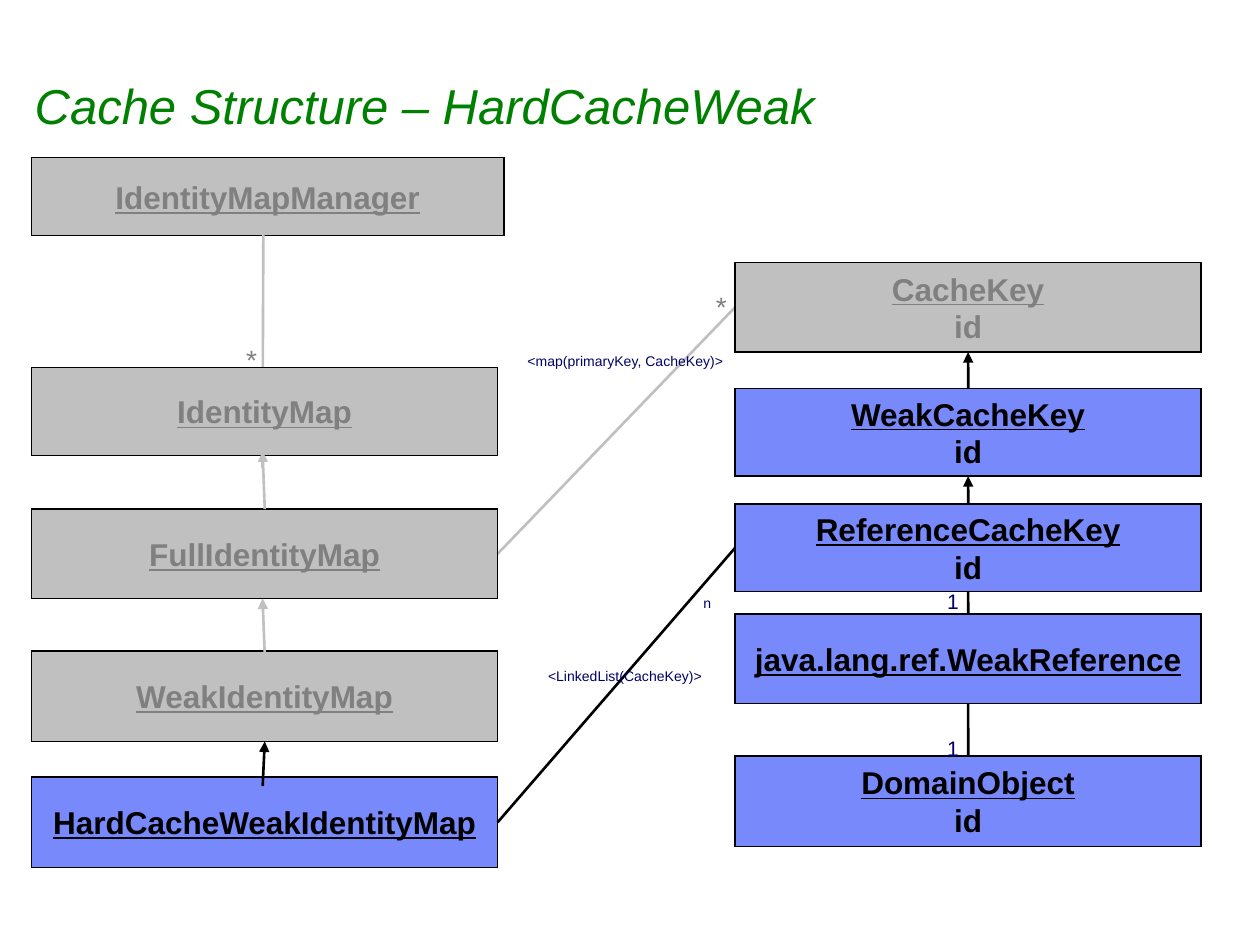
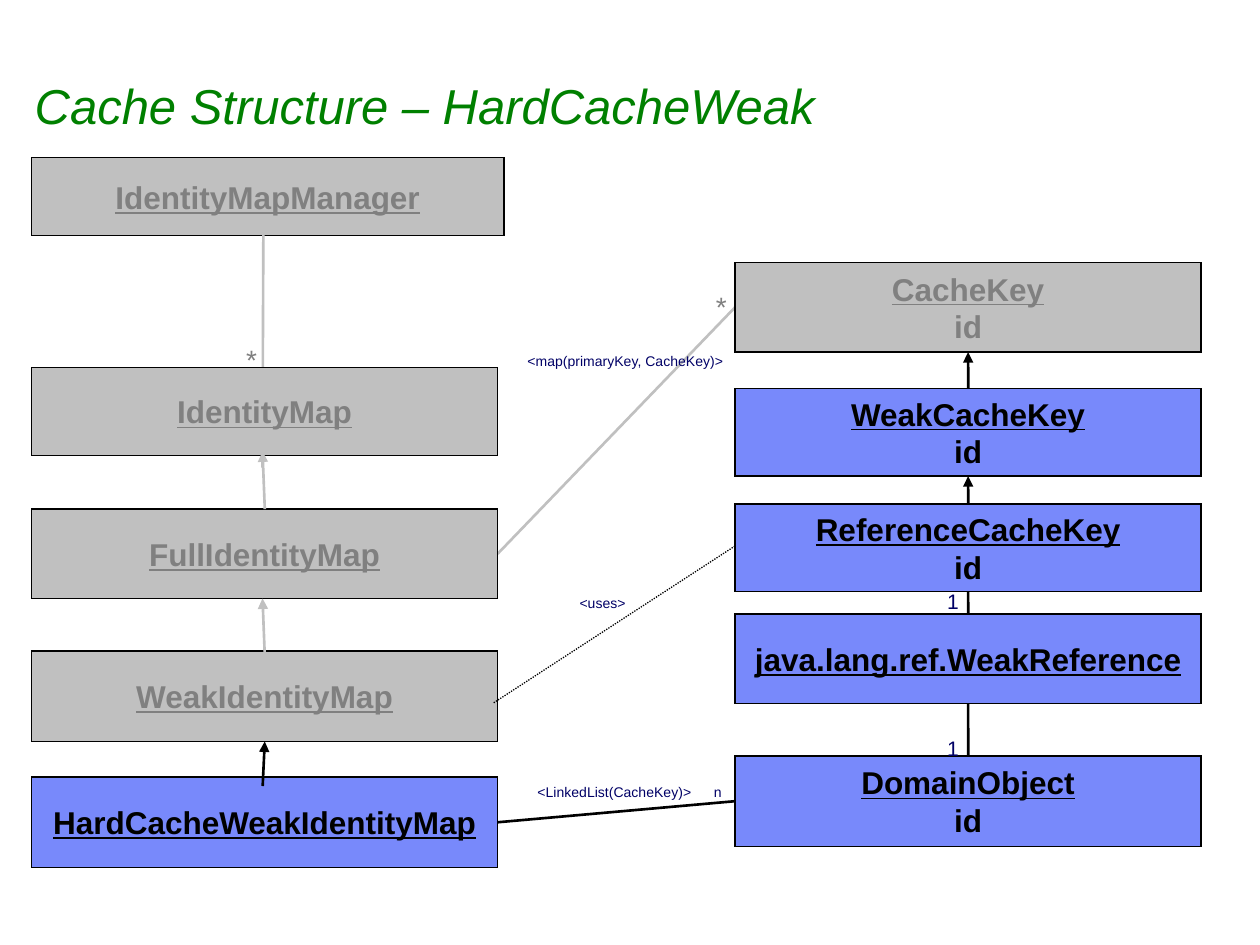
Before and after one commit to sabineheider/incubator, a slide deck: slide 9 of summit-2010/EclipseLink_Intro_Cache.ppt (slide 10 before the commit). Drawn at 1260x945 pixels with LibreOffice and Linux fonts; fonts in the diff are those of the drawing; background and template pictures are left out. Boxes give left, top, right and bottom in pixels: in the first picture for what was removed or moved away, otherwise in the second. Text is boxed around its words. In the diff, an @@ line names an element or a change of style, - is before the commit and + after.

Commit message:
New slides

```diff
--- a/summit-2010/EclipseLink_Intro_Cache.ppt
+++ b/summit-2010/EclipseLink_Intro_Cache.ppt
@@ line added from (494, 703) to (735, 546), #000000 0.74 pt dashed @@
@@ text added at [580, 600, 626, 608], 8 pt, text #000066 @@
+<uses>
@@ text "<LinkedList(CacheKey)>": place and size @@
-text "<LinkedList(CacheKey)>" at [548, 670, 702, 685]
+text "<LinkedList(CacheKey)>" at [537, 787, 691, 800]
@@ text "n": place and size @@
-text "n" at [703, 600, 711, 608]
+text "n" at [714, 789, 722, 797]
@@ line moved from (498, 823) - (735, 548) to (498, 823) - (735, 801) @@
```
Also in this commit, not shown: 2 other slides changed, 2 slides added.
